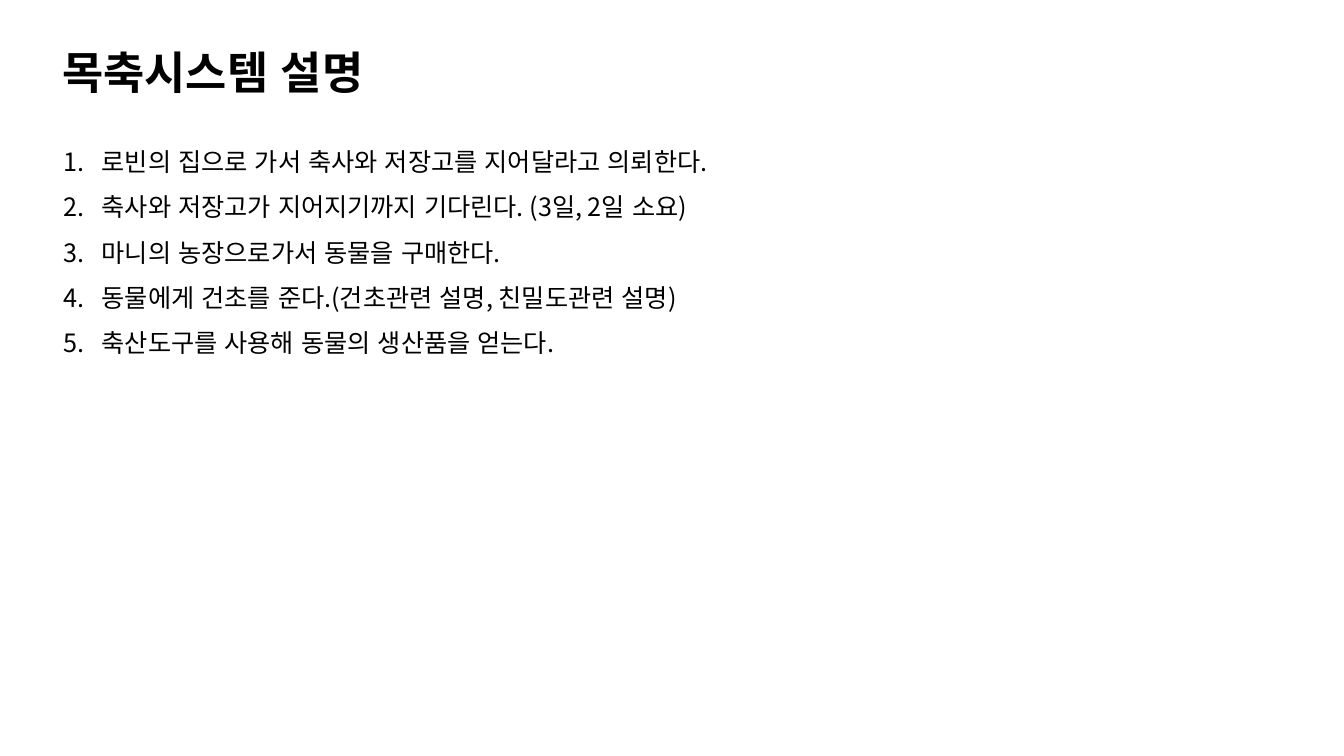
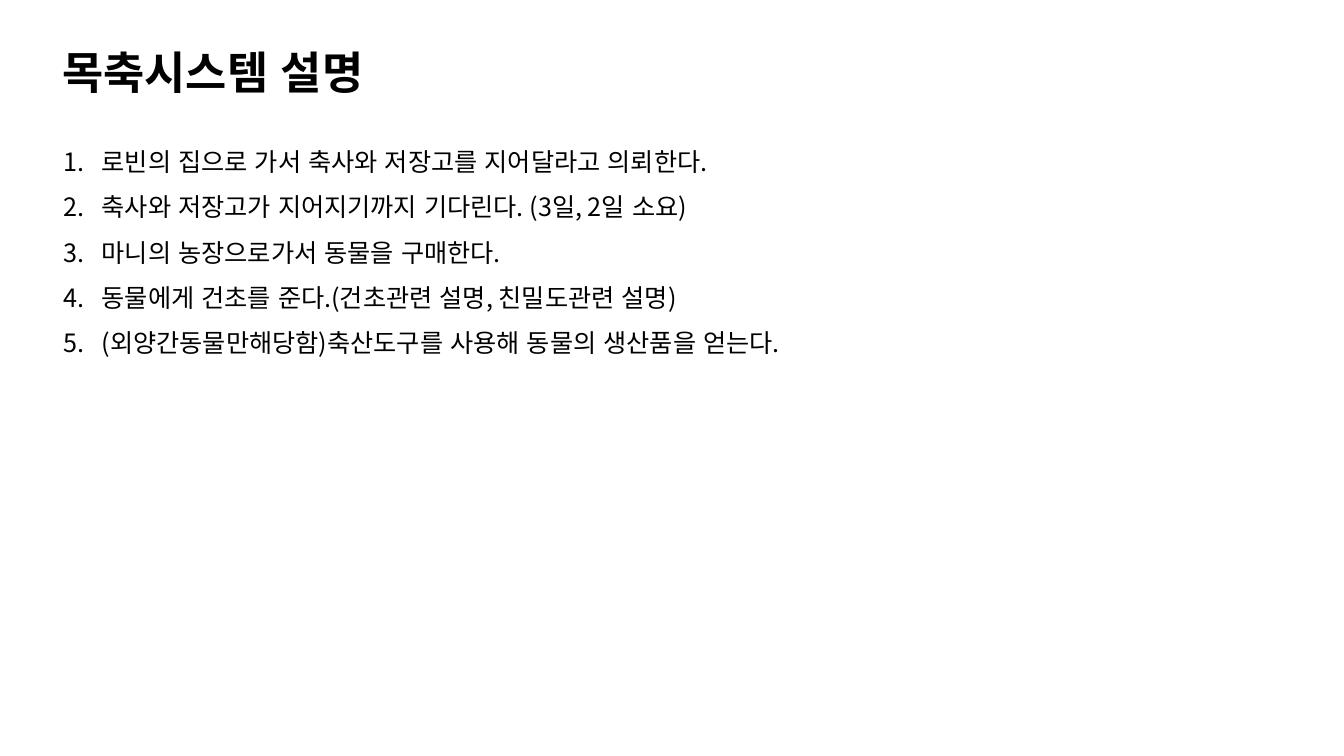
Before and after one commit to starlight97/PandaVillage, a slide deck: slide 5 of GDD/컨셉/목축시스템.pptx. Drawn at 1344x756 pixels with LibreOffice and Linux fonts; fonts in the diff are those of the drawing. Boxes give left, top, right and bottom in pixels: in the first picture for what was removed or moved away, otherwise in the second. Text is boxed around its words. In the diff, an @@ line names an element or a change of style, - is before the commit and + after.

```diff
--- a/GDD/컨셉/목축시스템.pptx
+++ b/GDD/컨셉/목축시스템.pptx
@@ text at box(102, 331, 780, 357): text changed @@
-5. 축산도구를 사용해 동물의 생산품을 얻는다.
+5. (외양간동물만해당함)축산도구를 사용해 동물의 생산품을 얻는다.
```
Also in this commit, not shown: 2 slides added, 27 other files.
